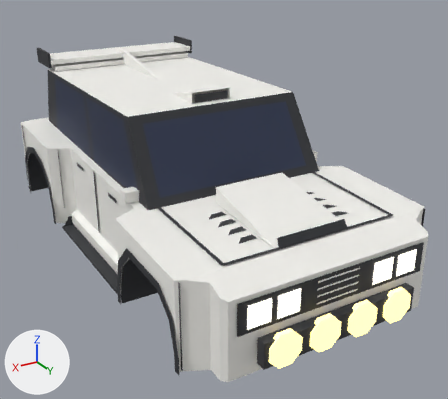
An edit to the glTF model assets/meshes/furia/Furia.glb, drawn before and after from the same camera.
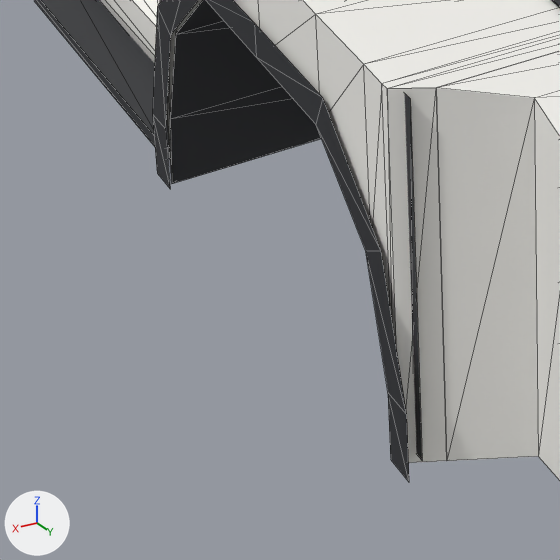
The first picture shows the older version from a camera (50 mm lens) standing at (7.71, 14.64, 6.66) and looking at (-0.37, 1.18, -0.07). The close-ups show the older and then the newer version on the part from 18% to 48% of the width and 65% to 99% of the height of that picture. Only the edits that show in the close-ups are written down. Lighting does not change. The marker at lower left points along +X, +Y and +Z. The close-ups show mesh edges as thin lines.

Before the edit, the objects in view are built like this:
```python
me_archlip_fr = bpy.data.meshes.new('ArchLip_FR')
me_archlip_fr.from_pydata(...)  # 18 vertices, 16 faces; spans x 3.35, y 2.45..5.65, z -1.42..0.37
me_archlip_fr.materials.append(mat_trim)  # dark grey #2f3035
me_opt_skirts_blade_accsideblade_r = bpy.data.meshes.new('Opt_Skirts_Blade_AccSideBlade_R')
me_opt_skirts_blade_accsideblade_r.from_pydata(...)  # 16 vertices, 16 faces; spans x 2.72..3.22, y -2.25..2.25, z -1.48..-1.12
me_opt_skirts_blade_accsideblade_r.materials.append(mat_trim)  # dark grey #2f3035
me_underbody = bpy.data.meshes.new('Underbody')
me_underbody.from_pydata(...)  # 96 vertices, 124 faces; spans x -3.32..3.32, y -5.65..6.3, z -1.42..0.38
me_underbody.materials.append(mat_trim)  # dark grey #2f3035
ob_archlip_fr = bpy.data.objects.new('ArchLip_FR', me_archlip_fr)
ob_archlip_fr.location = (0.0, 0.0, 0.0)
ob_opt_skirts_blade_accsideblade_r = bpy.data.objects.new('Opt_Skirts_Blade_AccSideBlade_R', me_opt_skirts_blade_accsideblade_r)
ob_opt_skirts_blade_accsideblade_r.location = (0.0, 0.0, 0.0)
ob_underbody = bpy.data.objects.new('Underbody', me_underbody)
ob_underbody.location = (0.0, 0.0, 0.0)
# also in view: 'Fender_FR' at (3.22, 4.07, -0.31); 'Ink_BumpF_R' at (3.25, 5.55, -0.35); 'Opt_Skirts_Side_AccSkirt_R' at (2.82, 0.0, -1.22); 'Hood' at (0.0, 4.07, 0.74); 'BumperFront' at (0.0, 5.95, -0.37)
```
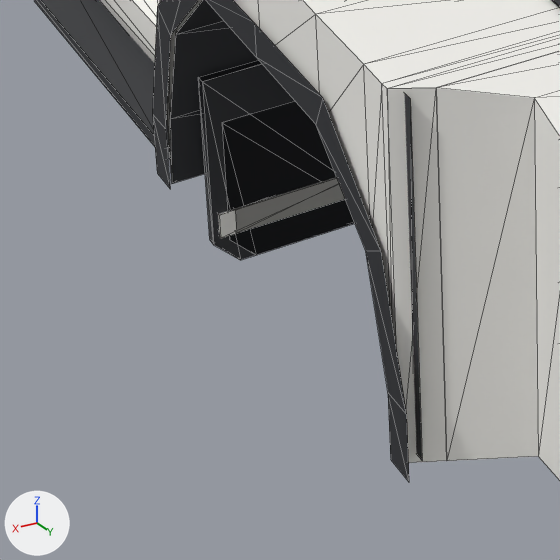
Where the change shows, as pixel boxes [x1, y1, x2, y2] in the close-ups (560 x 560 px):
'Opt_Mudflaps_Long_AccMudflapsLong', added
    after: [199, 61, 355, 260]
'Opt_Mudflaps_Rally_AccMudflaps', added
    after: [222, 102, 354, 255]
'Opt_Mudflaps_Rally_AccMudflapsBand', added
    after: [235, 177, 345, 233]
'Opt_Mudflaps_Long_AccMudflapsLongBand', added
    after: [218, 177, 345, 238]

The edits, one by one:
Mesh me_opt_mudflaps_rally_accmudflapsband is new.
It consists of a box spanning x 2.14..3.02, y 2.7..2.8, z -1.75..-1.59; a box spanning x -3.02..-2.14, y 2.7..2.8, z -1.75..-1.59; a box spanning x 2.14..3.02, y -5.4..-5.3, z -1.75..-1.59; a box spanning x -3.02..-2.14, y -5.4..-5.3, z -1.75..-1.59.
It uses material mat_body (white #f7f6f1).
Mesh me_opt_mudflaps_rally_accmudflaps is new.
It has 40 vertices, 64 faces and spans x -3.06..3.06, y -5.38..2.78, z -1.95..-1.0.
It uses material mat_trim (dark grey #2f3035).
Mesh me_opt_mudflaps_long_accmudflapslongband is new.
It consists of a box spanning x 2.04..3.12, y 2.7..2.8, z -1.75..-1.59; a box spanning x -3.12..-2.04, y 2.7..2.8, z -1.75..-1.59; a box spanning x 2.04..3.12, y -5.4..-5.3, z -1.75..-1.59; a box spanning x -3.12..-2.04, y -5.4..-5.3, z -1.75..-1.59.
It uses material mat_body (white #f7f6f1).
Mesh me_opt_mudflaps_long_accmudflapslong is new.
It has 40 vertices, 64 faces and spans x -3.16..3.16, y -5.38..2.78, z -1.95..-0.7.
It uses material mat_trim (dark grey #2f3035).
Object 'Opt_Mudflaps_Rally_AccMudflapsBand' (ob_opt_mudflaps_rally_accmudflapsband) is new; it shows me_opt_mudflaps_rally_accmudflapsband.
Its location is (0.0, 0.0, 0.0).
Object 'Opt_Mudflaps_Rally_AccMudflaps' (ob_opt_mudflaps_rally_accmudflaps) is new; it shows me_opt_mudflaps_rally_accmudflaps.
Its location is (0.0, 0.0, 0.0).
Object 'Opt_Mudflaps_Long_AccMudflapsLongBand' (ob_opt_mudflaps_long_accmudflapslongband) is new; it shows me_opt_mudflaps_long_accmudflapslongband.
Its location is (0.0, 0.0, 0.0).
Object 'Opt_Mudflaps_Long_AccMudflapsLong' (ob_opt_mudflaps_long_accmudflapslong) is new; it shows me_opt_mudflaps_long_accmudflapslong.
Its location is (0.0, 0.0, 0.0).
